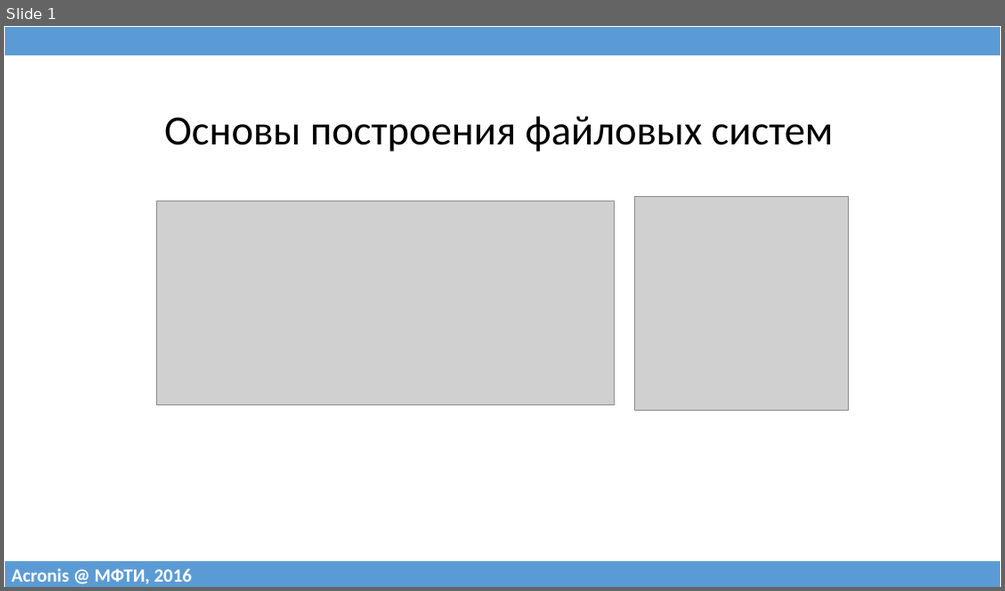
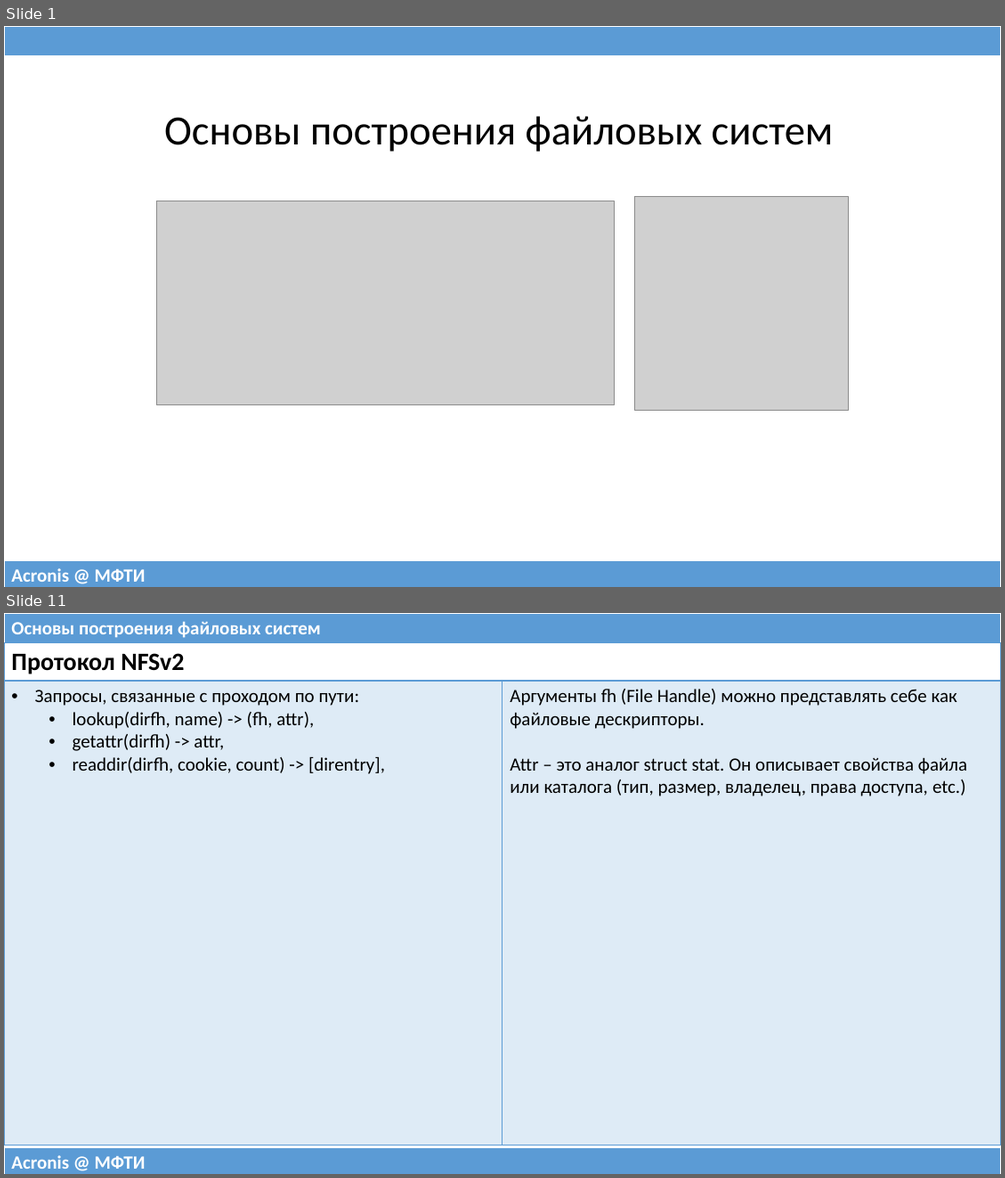
Before and after one commit to 75cc8545e7b021ed280ed0ef99fc7fc4/filesystems-101, a slide deck: talks/src/class11.pptx. Shown one above the other, each under a label of ours: slide 1 before the commit, slides 1 and 11 after it; the slides between them are not shown. The pictures are 1005x591 and 1005x1178 pixels, drawn with LibreOffice and Linux fonts; fonts in the diff are those of the drawing; grey boxes stand for pictures. Boxes give left, top, right and bottom in pixels: in the first picture for what was removed or moved away, otherwise in the second. Text is boxed around its words. In the diff, an @@ line names an element or a change of style, - is before the commit and + after.

```diff
--- a/talks/src/class11.pptx
+++ b/talks/src/class11.pptx
@@ slide 11 added at <box>4,613,1001,1174</box>, background #FFFFFF @@
@@ table added at <box>4,613,1001,643</box>, 1 rows, 1 columns @@
+Основы построения файловых систем
@@ table added at <box>4,643,1001,1136</box>, 2 rows, 2 columns @@
+Протокол NFSv2 | 
+Запросы, связанные с проходом по пути: / lookup(dirfh, name) -> (fh, attr), / getattr(dirfh) -> attr, / readdir(dirfh, cookie, count) -> [direntry], | Аргументы fh (File Handle) можно представлять себе как файловые дескрипторы. / Attr – это аналог struct stat. Он описывает свойства файла или каталога (тип, размер, владелец, права доступа, etc.)
@@ table added at <box>4,1147,1001,1174</box>, 1 rows, 1 columns @@
+Acronis @ МФТИ
@@ slide 1 changed as well @@
@@ table at <box>4,560,1001,587</box> @@
-row 1, column 1: Acronis @ МФТИ, 2016
+row 1, column 1: Acronis @ МФТИ
```
Also in this commit, not shown: 2 other slides changed, 52 other slides added, 16 slides removed, 1 other file.
